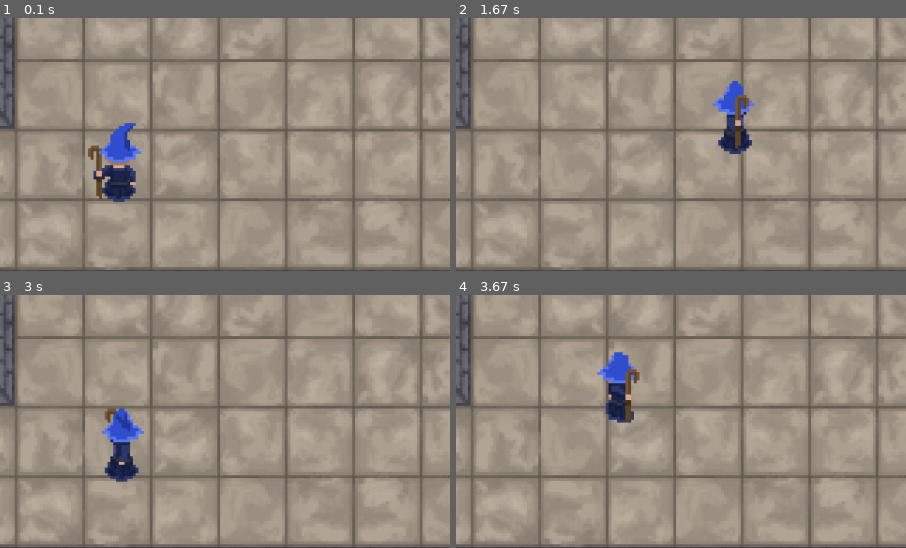
Above: before the commit, frames 1-4 (two rows, left to right).
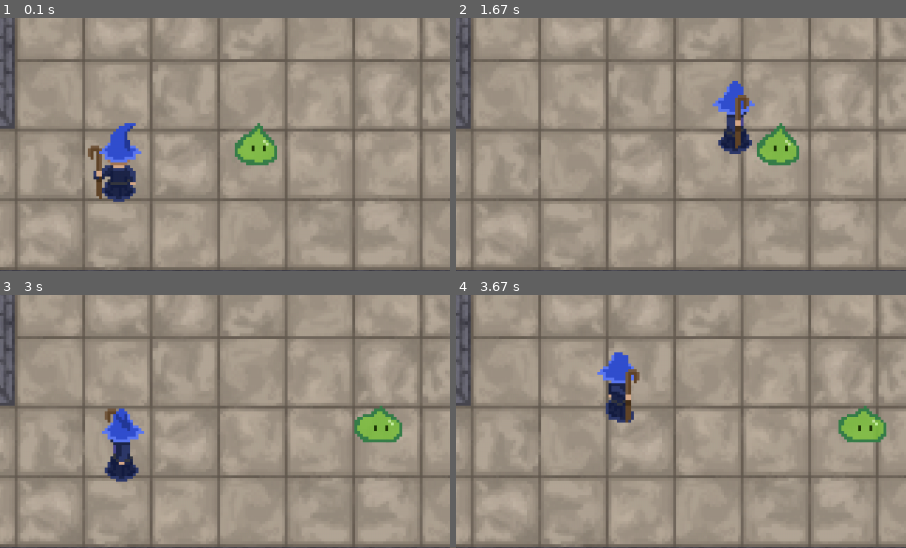
Above: after the commit, the same moments.

Repository: wmunsch/CS183-Group-Game
Game: pygame game, started from engine_Will.py
Same seed, same stepped clock (60 frames per second), same inputs: the game is played once before the commit and once after it.
Inputs:
- Up to frame 1 (0.1 s): no input
- Up to frame 2 (1.67 s): hold Right 0.33-0.8 s; hold Up 0.83-1.13 s; hold Right 1.17-1.63 s
- Up to frame 3 (3 s): hold Left 1.67-2.2 s; tap 2 at 1.82 s; hold Down 2.23-2.53 s; hold Left 2.57-2.97 s
- Up to frame 4 (3.67 s): hold Up 3-3.37 s; tap 2 at 3.15 s; hold Right from 3.4 s (still down)
The pictures show only the part of the screen within x 37-87%, y 35-85%; the shares and areas given below are measured in that part.

The runs differ from the first frame. In frame 1, 1.1% of the frame differs, in the area x 52-62%, y 41-59%; in frame 2, 1.1%; in frame 3, 1.2%; in frame 4, 1.2%, in the area x 84-96%, y 43-59%.

Commit message:
added slime & key stuff from michaels to mine (works!)

Diff:
--- a/engine_Will.py
+++ b/engine_Will.py
@@ -1,5 +1,6 @@
 #Main engine
 import pygame
+import random
 
 pygame.init()
 screen = pygame.display.set_mode((1280, 720))
@@ -54,6 +55,7 @@
         self.manaTime = 0
         self.fallingTime = 0
         self.falling = False
+        self.hasKey = False
 
 
     def update(self, pressed_keys):
@@ -156,7 +158,71 @@
 
 
 
-
+class Slime(pygame.sprite.Sprite):
+    seenPlayer = False
+    #direction = 1
+    def __init__(self):
+        super(Slime, self).__init__()
+        self.surf = pygame.image.load('graphics/slime1.png')
+        self.surf = pygame.transform.scale(self.surf,(84,88))
+        self.rect = self.surf.get_rect()
+        self.rect.move_ip(800,400)
+        self.animation_speed = 10
+        self.walk_left_ani = [pygame.transform.scale(pygame.image.load('graphics/slimeleftF1.png'),(68,60)),
+            pygame.transform.scale(pygame.image.load('graphics/slimeleftF2.png'),(68,60)),
+            pygame.transform.scale(pygame.image.load('graphics/slimeleftF3.png'),(68,60)),
+            pygame.transform.scale(pygame.image.load('graphics/slimeleftF4.png'),(68,60))]
+        self.walk_right_ani = [pygame.transform.scale(pygame.image.load('graphics/slimerightF1.png'),(68,60)),
+            pygame.transform.scale(pygame.image.load('graphics/slimerightF2.png'),(68,60)),
+            pygame.transform.scale(pygame.image.load('graphics/slimerightF3.png'),(68,60)),
+            pygame.transform.scale(pygame.image.load('graphics/slimerightF4.png'),(68,60))]
+        for i in range(0,2):
+            self.walk_left_ani[i] = self.walk_left_ani[i].convert_alpha()
+            self.walk_right_ani[i] = self.walk_right_ani[i].convert_alpha()
+        self.direction = 0
+        self.current_frame = 0
+        self.time = 0
+
+    def moveLeft(self):
+        self.leftspeed = 1
+        self.rect.move_ip(-self.leftspeed, 0)
+        self.time += 1
+        if (self.time % 12 == 0):
+                if(self.current_frame>2):
+                    self.current_frame = 0
+                else:
+                    self.current_frame+=1
+        self.surf = self.walk_left_ani[self.current_frame]
+
+    def moveRight(self):
+        self.rightspeed = 1
+        self.rect.move_ip(self.rightspeed, 0)
+        self.time += 1
+        if (self.time % 12 == 0):
+                if(self.current_frame>2):
+                    self.current_frame = 0
+                else:
+                    self.current_frame+=1
+        self.surf = self.walk_right_ani[self.current_frame]
+
+    def update(self):
+        if self.direction == 0:
+            if (checkCollision(pygame.sprite.Sprite, self,currentroom.wallRight1) or checkCollision(pygame.sprite.Sprite, self,currentroom.wallRight2)):
+                self.direction = 1
+            else:
+                self.moveRight()
+        if self.direction == 1:
+            if (checkCollision(pygame.sprite.Sprite, self,currentroom.wallLeft1) or checkCollision(pygame.sprite.Sprite, self,currentroom.wallLeft2)):
+                self.direction = 0
+            else:
+                self.moveLeft()
+
+class Key(pygame.sprite.Sprite):
+    def __init__(self):
+        self.surf = pygame.image.load('graphics/bosskey.png')
+        self.surf = pygame.transform.scale(self.surf,(28,64))
+        self.rect = self.surf.get_rect()
+        self.rect.move_ip(1100,200)
 
 class Goblin:
     x = 0
@@ -306,9 +372,10 @@
 
 
 
-
+slime1 = Slime()
 player = Player()
 firstroom = room1()
+bosskey = Key()
 secondroom = Room2('graphics/room4.png')
 thirdroom = Room3('graphics/room5b.png')
 fourthroom = Room4('graphics/room6.png')
@@ -320,6 +387,7 @@
 
 ## add monster sprites to this group to draw them to the screen
 sprites_alive.add(player)
+sprites_alive.add(slime1)
 
 
 
@@ -345,7 +413,15 @@
             screen.blit(entity.surf, entity.rect)
 
 
+        if currentroom == fourthroom and player.hasKey == False:
+            screen.blit(bosskey.surf,bosskey.rect)
+
+
 ###############These if statements check for collision with player and walls and if true sets the players speed to 0###############
+        if(currentroom == fourthroom):
+            if (checkCollision(pygame.sprite.Sprite,player, bosskey)):
+                player.hasKey = True
+
         if (checkCollision(pygame.sprite.Sprite, player,currentroom.wallLeft1) or checkCollision(pygame.sprite.Sprite, player,currentroom.wallLeft2)):
             player.leftspeed =0
         if (checkCollision(pygame.sprite.Sprite, player,currentroom.wallRight1) or checkCollision(pygame.sprite.Sprite, player,currentroom.wallRight2)):
@@ -399,7 +475,7 @@
                 player.rect.move_ip(2,0)
                 player.falling = True
                 player.fallingTime +=1
-                if (player.fallingTime % 8 == 0):
+                if (player.fallingTime % 30 == 0):
                     #player.surf = pygame.transform.scale(player.surf,(63,93))
                     #thirdroom.leftDoor.rect.x
                     xdistance = thirdroom.leftDoor.rect.x - player.rect.x + 100
@@ -412,7 +488,7 @@
                 player.rect.move_ip(0,2)
                 player.falling = True
                 player.fallingTime +=1
-                if (player.fallingTime % 8 == 0):
+                if (player.fallingTime % 30 == 0):
                     #player.surf = pygame.transform.scale(player.surf,(63,93))
                     #thirdroom.leftDoor.rect.x
                     xdistance = thirdroom.leftDoor.rect.x - player.rect.x + 100
@@ -425,11 +501,16 @@
         if (checkCollision(pygame.sprite.Sprite, player, currentroom.topDoor)):
             if (currentroom == firstroom):
                 changeRooms(secondroom)
+                player.rect.move_ip(0,500)
             elif (currentroom == thirdroom):
                 changeRooms(fourthroom)
-            elif (currentroom == fourthroom):
+                player.rect.move_ip(0,500)
+
+            elif (currentroom == fourthroom and player.hasKey == True):
                 changeRooms(bossroom)
-            player.rect.move_ip(0,500)
+                player.rect.move_ip(0,500)
+            elif (currentroom == fourthroom and player.hasKey == False):
+                player.upspeed = 0
         if (checkCollision(pygame.sprite.Sprite, player, currentroom.bottomDoor)):
             if (currentroom == secondroom):
                 changeRooms(firstroom)
@@ -452,7 +533,7 @@
             player.rect.move_ip(1020,0)
 
         player.update(pressed_keys) ###this calls the update method in player which checks for keypresses and handles movement/attacks
-
+        slime1.update()
         #use the following for collision detection between player and enemies
         #if pygame.sprite.spritecollideany(player, enemies):
             #player takes damage and is pushed back?
